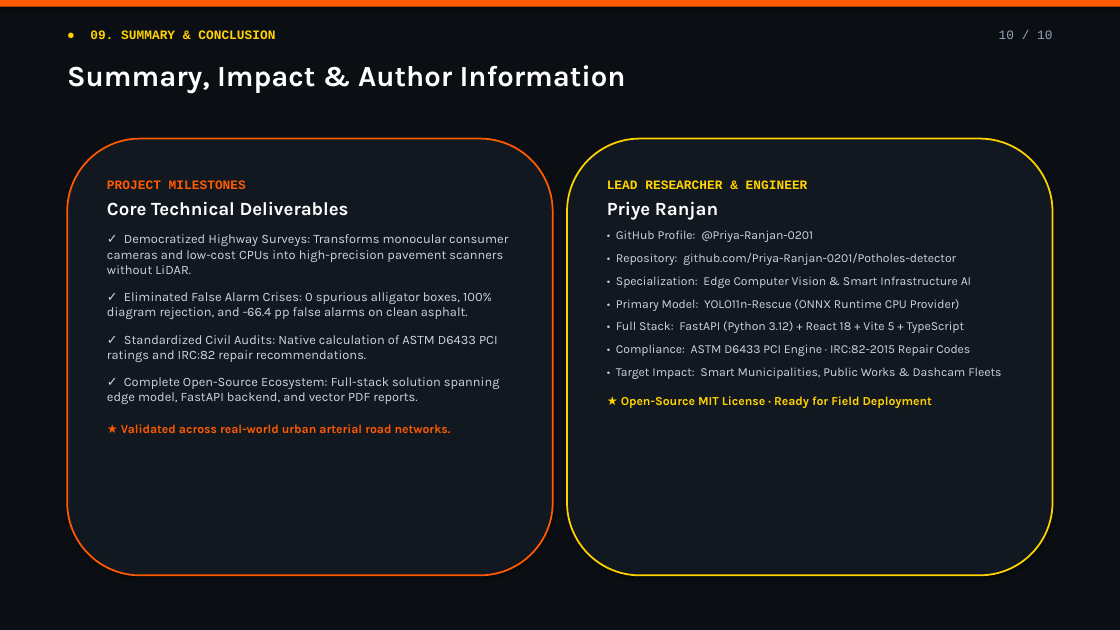
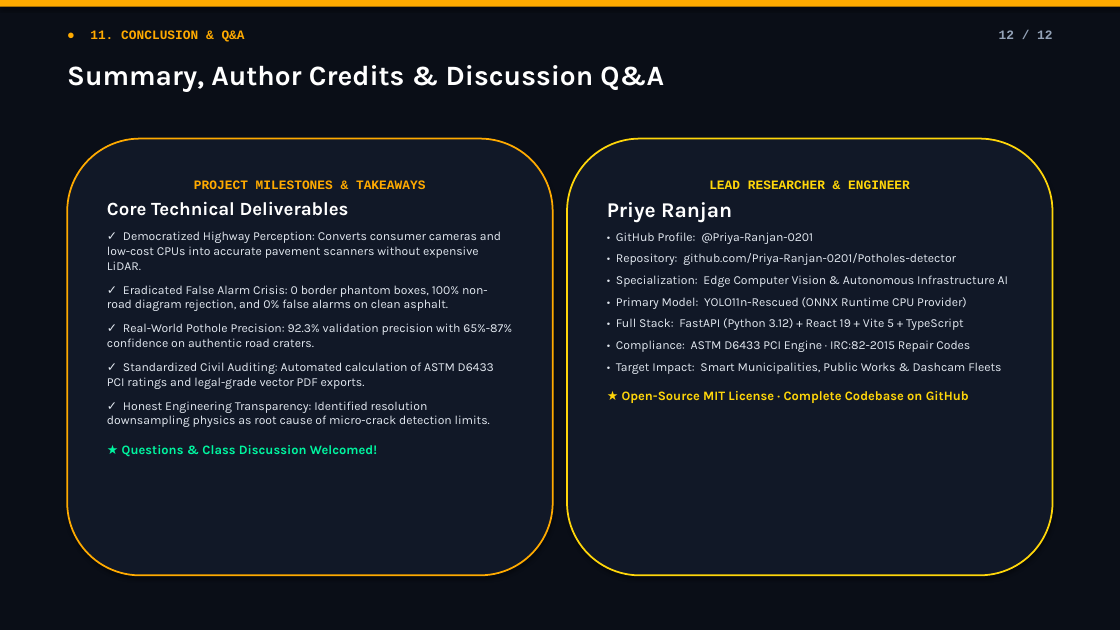
Before and after one commit to Priya-Ranjan-0201/Potholes-detector, a slide deck: slide 12 of ScamRoad_Presentation.pptx (slide 10 before the commit). Drawn at 1120x630 pixels with LibreOffice and Linux fonts; fonts in the diff are those of the drawing. Boxes give left, top, right and bottom in pixels: in the first picture for what was removed or moved away, otherwise in the second. Text is boxed around its words. In the diff, an @@ line names an element or a change of style, - is before the commit and + after.

Commit message:
feat(presentation): create publication-grade 12-slide presentation with cyber-civil design, forensic benchmarks, and web viewer
- Design 12-slide presentation in ScamRoad_Presentation.pptx using custom Cyber-Civil theme
- Include problem crisis, 5-stage vision pipeline, defect taxonomy, and real UI scanner/report views
- Feature model rescue forensics: eliminating border hallucinations & 1,100 real-world image training
- Incorporate independent 99-image blind test results and honest crack downsampling analysis
- Export high-resolution slide previews (Slide1-12.JPG) and full-screen interactive docs/presentation.html

```diff
--- a/ScamRoad_Presentation.pptx
+++ b/ScamRoad_Presentation.pptx
@@ rectangle at [0, 0, 1120, 630]: fill #0B0F14 to #0A0E17 @@
@@ rectangle at [0, 0, 1120, 7]: fill #FF5A00 to #FFAA00 @@
@@ text at [90, 30, 245, 42]: text changed; text colour #FFD200 to #FFAA00 @@
-● 09. SUMMARY & CONCLUSION
+● 11. CONCLUSION & Q&A
@@ text at [999, 30, 1052, 39]: text changed; bold on @@
-10 / 10
+12 / 12
@@ text at [67, 65, 664, 91]: text changed; size 25 to 24 pt @@
-Summary, Impact & Author Information
+Summary, Author Credits & Discussion Q&A
@@ rounded rectangle "PROJECT MILESTONES & TAKEAWAYS" at [67, 139, 553, 576]: fill #121820 to #111827; outline #FF5A00 1.5 pt to #FFAA00 1.5 pt @@
@@ rounded rectangle "LEAD RESEARCHER & ENGINEER" at [567, 139, 1053, 576]: fill #121820 to #111827; outline #FFD200 1.5 pt to #FFD60A 1.5 pt @@
@@ text in rounded rectangle at [194, 180, 425, 189]: text changed; text colour #FF5A00 to #FFAA00 @@
-PROJECT MILESTONES
+PROJECT MILESTONES & TAKEAWAYS
@@ text in rounded rectangle at [607, 180, 970, 352]: text colour #FFD200 to #FFD60A in "LEAD RESEARCHER & ENGINEER"; size 16 to 18 pt in "Priye Ranjan"; text colour #CBD5E1 to #E2E8F0 in "• GitHub Profile: @Priya-Ranjan-0201", "• Repository: github.com/Priya-Ranjan-0201/Potholes-detector", "• Compliance: ASTM D6433 PCI Engine · ...", "• Target Impact: Smart Municipalities, Public Works ..."; alignment left to centre; less space between paragraphs @@
@@ text in rounded rectangle at [107, 231, 512, 457]: text changed; size 11 to 10.5 pt; text colour #CBD5E1 to #E2E8F0 @@
-✓ Democratized Highway Surveys: Transforms monocular consumer cameras and low-cost CPUs into high-precision pavement scanners without LiDAR.
-✓ Eliminated False Alarm Crises: 0 spurious alligator boxes, 100% diagram rejection, and -66.4 pp false alarms on clean asphalt.
-✓ Standardized Civil Audits: Native calculation of ASTM D6433 PCI ratings and IRC:82 repair recommendations.
-✓ Complete Open-Source Ecosystem: Full-stack solution spanning edge model, FastAPI backend, and vector PDF reports.
-★ Validated across real-world urban arterial road networks.
+✓ Democratized Highway Perception: Converts consumer cameras and low-cost CPUs into accurate pavement scanners without expensive LiDAR.
+✓ Eradicated False Alarm Crisis: 0 border phantom boxes, 100% non-road diagram rejection, and 0% false alarms on clean asphalt.
+✓ Real-World Pothole Precision: 92.3% validation precision with 65%-87% confidence on authentic road craters.
+✓ Standardized Civil Auditing: Automated calculation of ASTM D6433 PCI ratings and legal-grade vector PDF exports.
+✓ Honest Engineering Transparency: Identified resolution downsampling physics as root cause of micro-crack detection limits.
+★ Questions & Class Discussion Welcomed!
@@ text in rounded rectangle at [616, 275, 1008, 330]: text changed; text colour #CBD5E1 to #E2E8F0 @@
-• Specialization: Edge Computer Vision & Smart Infrastructure AI
-• Primary Model: YOLO11n-Rescue (ONNX Runtime CPU Provider)
-• Full Stack: FastAPI (Python 3.12) + React 18 + Vite 5 + TypeScript
+• Specialization: Edge Computer Vision & Autonomous Infrastructure AI
+• Primary Model: YOLO11n-Rescued (ONNX Runtime CPU Provider)
+• Full Stack: FastAPI (Python 3.12) + React 19 + Vite 5 + TypeScript
@@ text in rounded rectangle at [622, 391, 969, 403]: text changed; size 10.5 to 11 pt; text colour #FFD200 to #FFD60A @@
-★ Open-Source MIT License · Ready for Field Deployment
+★ Open-Source MIT License · Complete Codebase on GitHub
```
Also in this commit, not shown: 1 other slide changed, 10 slides added, 8 slides removed, 15 other files.
